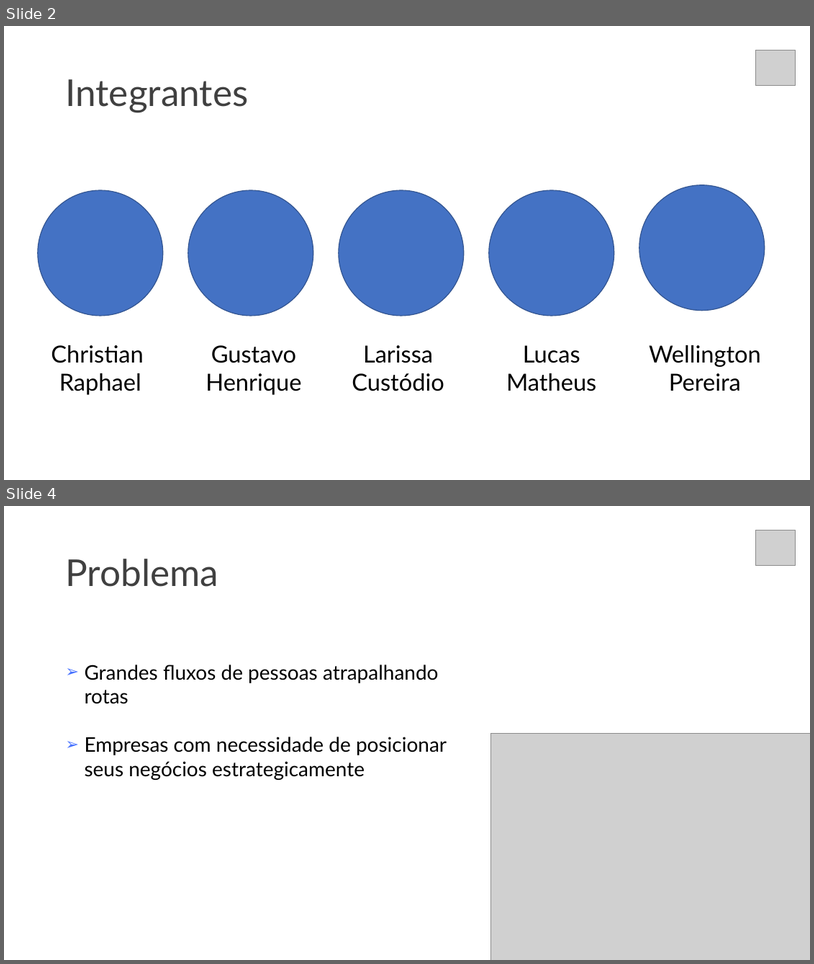
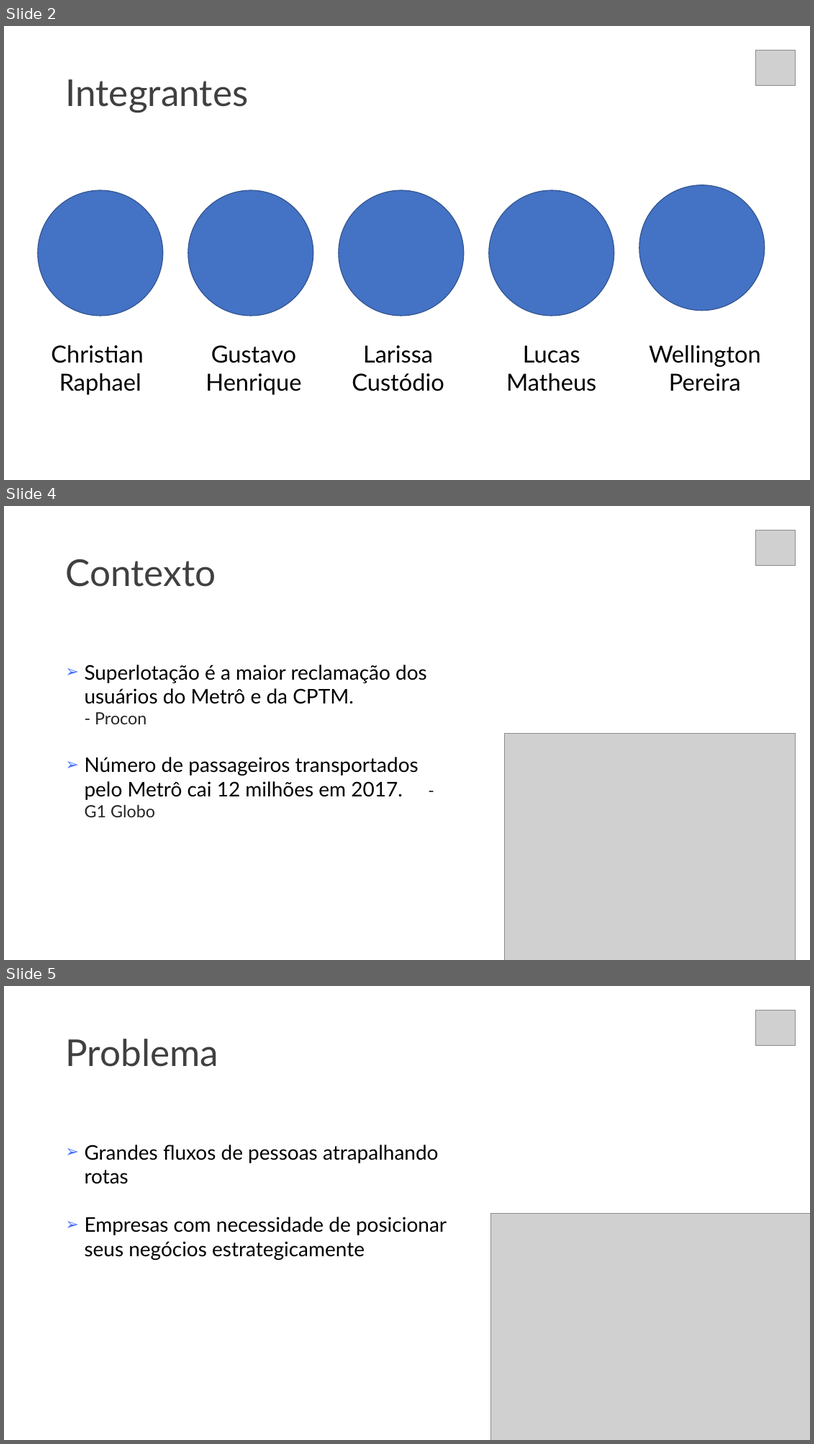
Before and after one commit to christian-raphael/projeto-bandtec, a slide deck: documentacao/slide-synergy.pptx. Shown one above the other, each under a label of ours: slides 2 and 4 before the commit, slides 2, 4 and 5 after it; the slides between them are not shown. The pictures are 814x964 and 814x1444 pixels, drawn with LibreOffice and Linux fonts; fonts in the diff are those of the drawing; grey boxes stand for pictures. Boxes give left, top, right and bottom in pixels: in the first picture for what was removed or moved away, otherwise in the second. Text is boxed around its words. In the diff, an @@ line names an element or a change of style, - is before the commit and + after.

```diff
--- a/documentacao/slide-synergy.pptx
+++ b/documentacao/slide-synergy.pptx
@@ slide 4 added at box(4, 506, 810, 960), background #FFFFFF @@
@@ picture added at box(756, 530, 797, 566) @@
@@ title added at box(65, 559, 216, 587), 44 pt, text #404040 @@
+Contexto
@@ text added at box(85, 664, 427, 817), 24 pt, text #000000 @@
+➢ Superlotação é a maior reclamação dos usuários do Metrô e da CPTM. - Procon
+➢ Número de passageiros transportados pelo Metrô cai 12 milhões em 2017. - G1 Globo
@@ picture added at box(505, 733, 796, 960) @@
@@ what was slide 4 is now slide 5 @@
```
Also in this commit, not shown: 1 slide changed, 2 other slides added, 1 slide removed.
